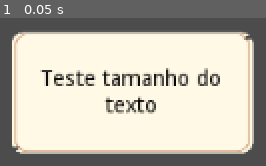
Above: before the commit, frame 1.
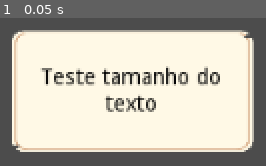
Above: after the commit, the same moment.

Repository: Gebp/TCC
Game: Godot game, scene res://Objetos/TaskCard.tscn
The game is run twice, just before and just after one commit, with the same random seed, the same clock (stepped at 60 frames per second) and the same inputs. This scene is started directly instead of the project's main scene.
Inputs:
- Up to frame 1 (0.05 s): no input

The runs differ from the first frame. In frame 1, 10% of the frame differs, in the area x 4-96%, y 8-92%.

Commit message:
Ajuste posição das tasks
Agr os cartões ficam no lugar que deveriam

Diff:
--- a/Agile_Vilage/Objetos/TaskCard.tscn
+++ b/Agile_Vilage/Objetos/TaskCard.tscn
@@ -7,7 +7,7 @@
 extents = Vector2( 77.5, 39 )
 
 [node name="Card" type="KinematicBody2D"]
-position = Vector2( 35, 496 )
+position = Vector2( 35, 495 )
 collision_layer = 2
 input_pickable = true
 script = ExtResource( 3 )
--- a/Agile_Vilage/Scripts/Singleton/global_var.gd
+++ b/Agile_Vilage/Scripts/Singleton/global_var.gd
@@ -49,6 +49,7 @@
 
 # Tasks
 var task = []
+var pos = []
 
 # Validadores de resultado e eventos
 var bonus_energia = 0
--- a/Agile_Vilage/Scripts/objetivos.gd
+++ b/Agile_Vilage/Scripts/objetivos.gd
@@ -36,6 +36,7 @@
 		$TextObj.text = str('Quantidade inicial de energia/ Ações por dia: 10\n\n-------------------------------------------- …(289 unchanged characters)…
 		GlobalVar.obj_casas = 3
 		GlobalVar.task = ['Task 1', 'Task 2', 'Task 3', 'Task 4']
+		GlobalVar.pos = [[35, 495], [35, 495], [35, 495], [35, 495]]
 	if i == 1:
 		$Mensagem_inicial/TextoIntro.bbcode_text = texto_padrao + "Entretanto, durante esse período de teste, uma das família …(445 unchanged characters)…
 		# Aconteu um casamento na vila e os pais da noiva querem fazer uma surpresa presenteando os casal com uma casa nova.
@@ -43,6 +44,7 @@
 		GlobalVar.obj_casas = 2
 		GlobalVar.obj_muros = 4
 		GlobalVar.task = ['Task 1', 'Task 2', 'Task 3', 'Task 4', 'Task 5', 'Task 6']
+		GlobalVar.pos = [[35, 495], [35, 495], [35, 495], [35, 495], [35, 495], [35, 495]]
 	if i == 2:
 		$Mensagem_inicial/TextoIntro.bbcode_text = texto_padrao + "Pouco tempo antes de você ser chamado e seu período de tes …(589 unchanged characters)…
 		# A cidade vila tem crescido e properado, mas isso atraiu novos invasores por isso se tornou necessário aumentar a defesa.
@@ -51,6 +53,7 @@
 		GlobalVar.obj_muros = 6
 		GlobalVar.obj_torres = 2
 		GlobalVar.task = ['Task 1', 'Task 2', 'Task 3', 'Task 4', 'Task 5', 'Task 6', 'Task 7', 'Task 8']
+		GlobalVar.pos = [[35, 495], [35, 495], [35, 495], [35, 495], [35, 495], [35, 495], [35, 495], [35, 495]]
 	if i == 3:
 		$Mensagem_inicial/TextoIntro.bbcode_text = texto_padrao + "Como você sabe, o vilarejo ainda é relativamente pequeno,  …(760 unchanged characters)…
 		# Um grande fazendeiro se mudou para a vila, e quer trazer sua familia e trabalhadores junto e vai precisar de onde se estabelecer.
@@ -60,6 +63,7 @@
 		GlobalVar.obj_torres = 3
 		GlobalVar.obj_fazendas = 2
 		GlobalVar.task = ['Task 1', 'Task 2', 'Task 3', 'Task 4', 'Task 5', 'Task 6', 'Task 7', 'Task 8', 'Task 9', 'Task 10']
+		GlobalVar.pos = [[35, 495], [35, 495], [35, 495], [35, 495], [35, 495], [35, 495], [35, 495], [35, 495], [35, 495], [35, 495]]
 
 func _on_QtdSprint_value_changed(value):
 	GlobalVar.qtd_sprint = value
--- a/Agile_Vilage/Scripts/plan.gd
+++ b/Agile_Vilage/Scripts/plan.gd
@@ -15,6 +15,8 @@
 	for task in task_cards:
 		var item = card.instance()
 		item.get_children()[-1].text = task_cards[v]
+		item.position.x = GlobalVar.pos[v][0]
+		item.position.y = GlobalVar.pos[v][1]
 		add_child(item)
 		add_task(item)
 		v += 1
--- a/Agile_Vilage/Scripts/result.gd
+++ b/Agile_Vilage/Scripts/result.gd
@@ -153,3 +153,6 @@
 func feedback():
 	$Resultados/Feedback/Texto.bbcode_enabled = true
 	$Resultados/Feedback/Texto.bbcode_text = ''
+
+func valida_result():
+	return ''
--- a/Agile_Vilage/Scripts/tk.gd
+++ b/Agile_Vilage/Scripts/tk.gd
@@ -22,10 +22,21 @@
 	elif event is InputEventMouseMotion:
 		if dragging:
 			newPosition = get_viewport().get_mouse_position() - draggingDistance * dir
+			altera_pos(newPosition)
 
 func _physics_process(delta):
 	if dragging:
 		move_and_slide((newPosition - position) * Vector2(30, 30))
+
+func altera_pos(newPosition):
+	var item = $Texto.text
+	var i = 0
+	for n in GlobalVar.task:
+		if n == item:
+			break
+		else:
+			i += 1
+	GlobalVar.pos[i] = newPosition
 
 func chosen():
 	chosen = true
--- a/Agile_Vilage/Scripts/tk_pos.gd
+++ b/Agile_Vilage/Scripts/tk_pos.gd
@@ -1,5 +1,4 @@
 extends Area2D
-
 
 func _ready():
 	pass
--- a/Agile_Vilage/Telas/4-Execucao.tscn
+++ b/Agile_Vilage/Telas/4-Execucao.tscn
@@ -573,10 +573,10 @@
 }
 
 [node name="BtnMadeira" type="TextureButton" parent="Campos"]
-margin_left = 163.0
-margin_top = 226.0
-margin_right = 383.0
-margin_bottom = 395.0
+margin_left = 190.0
+margin_top = 245.0
+margin_right = 340.0
+margin_bottom = 365.0
 hint_tooltip = "Clique para conseguir Madeira"
 mouse_default_cursor_shape = 2
 __meta__ = {
@@ -584,10 +584,10 @@
 }
 
 [node name="BtnPedra" type="TextureButton" parent="Campos"]
-margin_left = 604.0
-margin_top = 77.0
-margin_right = 753.0
-margin_bottom = 151.0
+margin_left = 600.0
+margin_top = 75.0
+margin_right = 750.0
+margin_bottom = 155.0
 hint_tooltip = "Clique para conseguir Pedra"
 mouse_default_cursor_shape = 2
 __meta__ = {
@@ -595,10 +595,10 @@
 }
 
 [node name="BtnAreia" type="TextureButton" parent="Campos"]
-margin_left = 884.0
-margin_top = 114.0
-margin_right = 1030.0
-margin_bottom = 382.0
+margin_left = 900.0
+margin_top = 155.0
+margin_right = 1010.0
+margin_bottom = 365.0
 hint_tooltip = "Clique para conseguir Areia"
 mouse_default_cursor_shape = 2
 __meta__ = {
@@ -607,9 +607,9 @@
 
 [node name="BtnMinerais" type="TextureButton" parent="Campos"]
 margin_left = 725.0
-margin_top = 254.0
-margin_right = 787.0
-margin_bottom = 301.0
+margin_top = 250.0
+margin_right = 785.0
+margin_bottom = 300.0
 hint_tooltip = "Clique para conseguir Minerais"
 mouse_default_cursor_shape = 2
 __meta__ = {
@@ -617,10 +617,10 @@
 }
 
 [node name="BtnCarvao" type="TextureButton" parent="Campos"]
-margin_left = 466.0
-margin_top = 390.0
-margin_right = 726.0
-margin_bottom = 482.0
+margin_left = 475.0
+margin_top = 395.0
+margin_right = 700.0
+margin_bottom = 495.0
 hint_tooltip = "Clique para conseguir Carvão"
 mouse_default_cursor_shape = 2
 __meta__ = {
@@ -628,10 +628,10 @@
 }
 
 [node name="BtnVila" type="TextureButton" parent="Campos"]
-margin_left = 417.0
-margin_top = 181.0
-margin_right = 638.0
-margin_bottom = 342.0
+margin_left = 420.0
+margin_top = 190.0
+margin_right = 650.0
+margin_bottom = 340.0
 hint_tooltip = "Clique para selecionar a Construção que será feita"
 mouse_default_cursor_shape = 2
 __meta__ = {
@@ -640,9 +640,9 @@
 
 [node name="BtnForja" type="TextureButton" parent="Campos"]
 margin_left = 445.0
-margin_top = 56.0
+margin_top = 60.0
 margin_right = 510.0
-margin_bottom = 123.0
+margin_bottom = 125.0
 hint_tooltip = "Clique para selecionar o Material que será forjado"
 mouse_default_cursor_shape = 2
 __meta__ = {
@@ -1348,6 +1348,9 @@
 border_color = Color( 0.796078, 0.0745098, 0.0745098, 1 )
 border_width = 1.5
 editor_only = false
+__meta__ = {
+"_edit_lock_": true
+}
 
 [node name="ColorRect" type="ColorRect" parent="Tutorial/Popup5/ReferenceMadeira"]
 margin_top = -30.0
@@ -1371,6 +1374,9 @@
 border_color = Color( 0.796078, 0.0745098, 0.0745098, 1 )
 border_width = 1.5
 editor_only = false
+__meta__ = {
+"_edit_lock_": true
+}
 
 [node name="ColorRect" type="ColorRect" parent="Tutorial/Popup5/ReferencePedra"]
 margin_top = -30.0
@@ -1394,6 +1400,9 @@
 border_color = Color( 0.796078, 0.0745098, 0.0745098, 1 )
 border_width = 1.5
 editor_only = false
+__meta__ = {
+"_edit_lock_": true
+}
 
 [node name="ColorRect" type="ColorRect" parent="Tutorial/Popup5/ReferenceAreia"]
 margin_top = -30.0
@@ -1417,6 +1426,9 @@
 border_color = Color( 0.796078, 0.0745098, 0.0745098, 1 )
 border_width = 1.5
 editor_only = false
+__meta__ = {
+"_edit_lock_": true
+}
 
 [node name="ColorRect" type="ColorRect" parent="Tutorial/Popup5/ReferenceMinerais"]
 margin_top = -30.0
@@ -1440,6 +1452,9 @@
 border_color = Color( 0.796078, 0.0745098, 0.0745098, 1 )
 border_width = 1.5
 editor_only = false
+__meta__ = {
+"_edit_lock_": true
+}
 
 [node name="ColorRect" type="ColorRect" parent="Tutorial/Popup5/ReferenceCarvao"]
 margin_top = -30.0
@@ -1488,6 +1503,9 @@
 border_color = Color( 0.796078, 0.0745098, 0.0745098, 1 )
 border_width = 1.5
 editor_only = false
+__meta__ = {
+"_edit_lock_": true
+}
 
 [node name="ColorRect" type="ColorRect" parent="Tutorial/Popup6/ReferenceForja"]
 margin_top = -30.0
@@ -1532,6 +1550,9 @@
 border_color = Color( 0.796078, 0.0745098, 0.0745098, 1 )
 border_width = 1.5
 editor_only = false
+__meta__ = {
+"_edit_lock_": true
+}
 
 [node name="ColorRect" type="ColorRect" parent="Tutorial/Popup7/ReferenceVila"]
 margin_top = -30.0
Not shown, changed: Export_vFinal/Export_vFinal.zip
